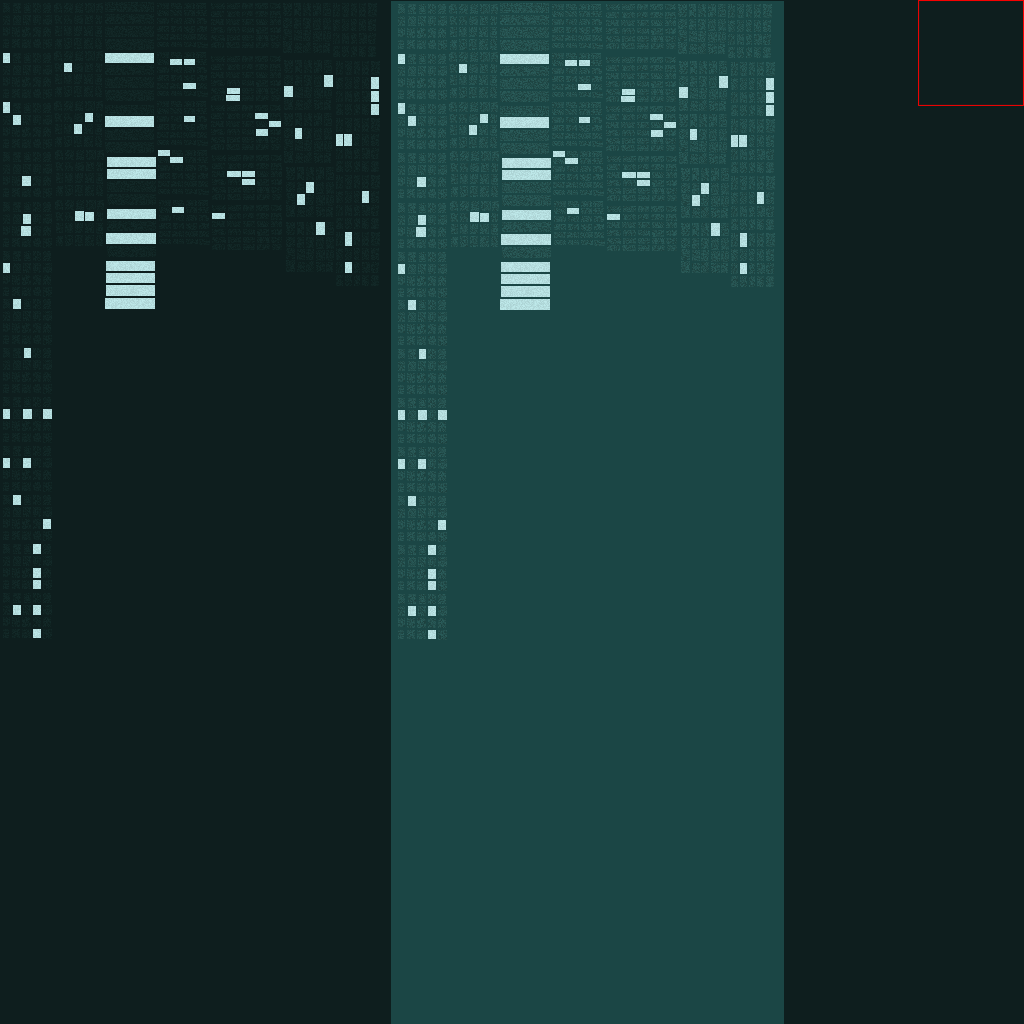
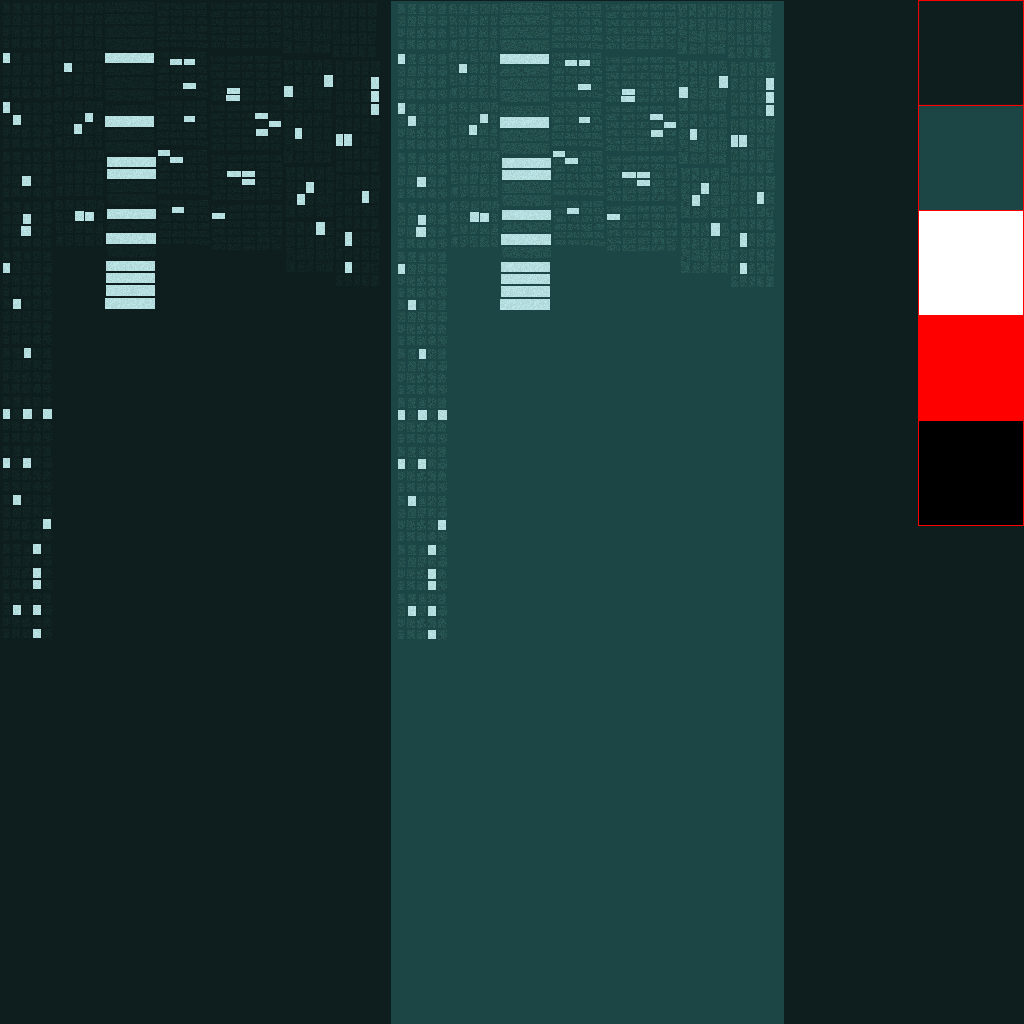
Revision of a layered 1024×1024 image; what changed, layer by layer:
added layer "Layer 1 copy 23" above "Layer 1 copy 22" over [918, 420, 1024, 526]
added layer "Layer 1 copy 22" above "Layer 1 copy 21" over [918, 315, 1024, 421]
added layer "Layer 1 copy 21" above "Layer 1 copy 20" over [918, 210, 1024, 316]
added layer "Layer 1 copy 20" above "Layer 1 copy 12" over [918, 105, 1024, 211]
